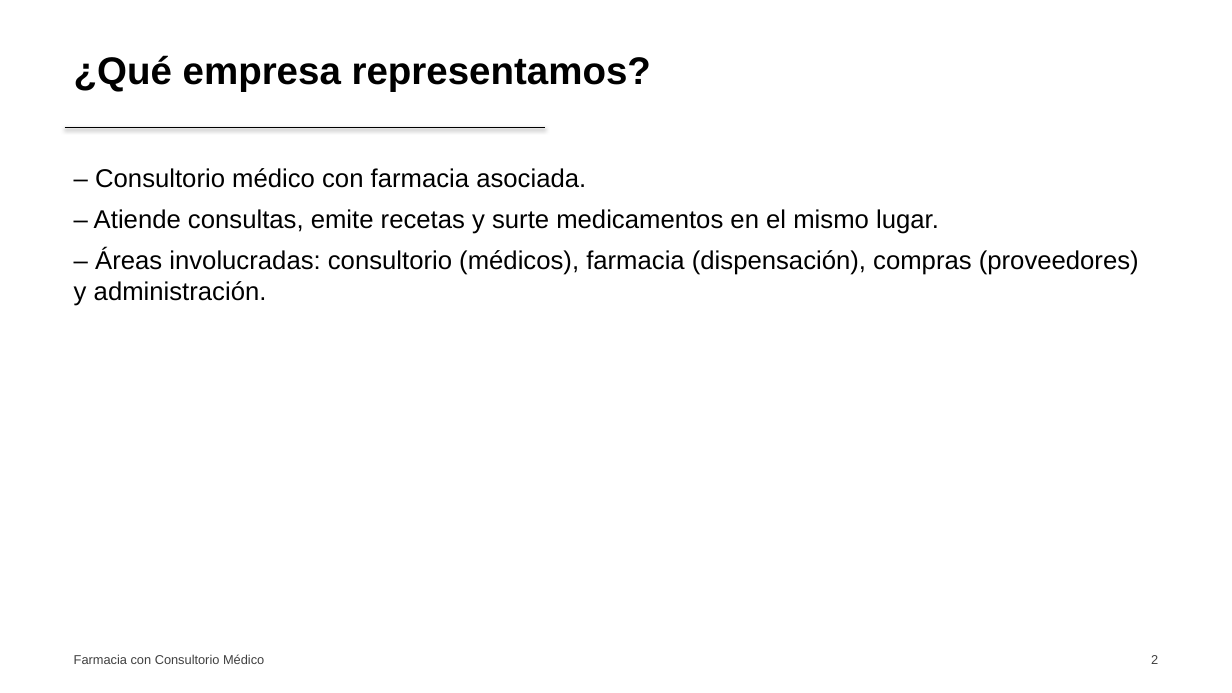
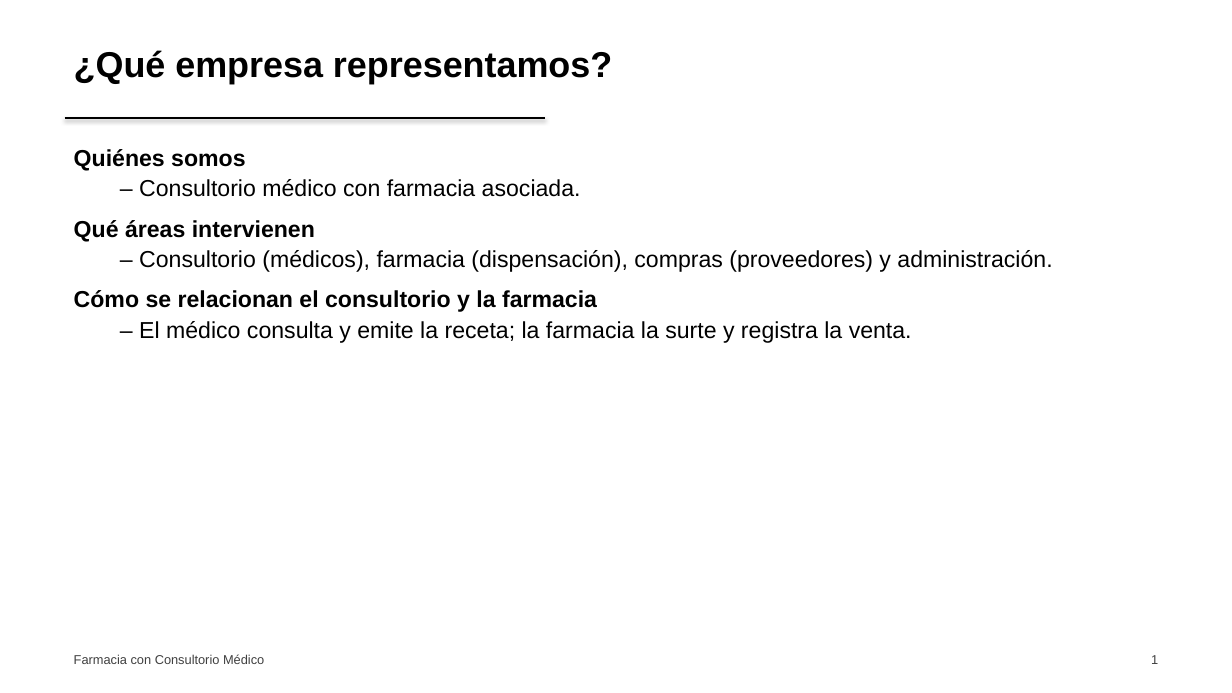
Before and after one commit to riosisraelg/proyecto-final-farmacia, a slide deck: slide 2 of docs/latex/slides/slides.pptx (slide 3 before the commit). Drawn at 1232x693 pixels with LibreOffice and Linux fonts; fonts in the diff are those of the drawing. Boxes give left, top, right and bottom in pixels: in the first picture for what was removed or moved away, otherwise in the second. Text is boxed around its words. In the diff, an @@ line names an element or a change of style, - is before the commit and + after.

Commit message:
feat(slides): reestructura al outline de 15 diapositivas de la exposición oral
- Secuencia: empresa, problemática, impacto, causa raíz, estrategia,
  solución (ER), gestión de datos, automatización, reglas de negocio,
  inventario, integración op/tec, estrategia integral, beneficios, conclusión
- Redacción de problemática, impacto y causa raíz según el caso real
- Portada con Integrantes/Materia/Profesor; evidencias como placeholders
- Mantiene estilo monocromático y logo solo en portada

```diff
--- a/docs/latex/slides/slides.pptx
+++ b/docs/latex/slides/slides.pptx
@@ text "¿Qué empresa representamos?" at bbox=[74, 50, 612, 84]: size 30 to 28 pt @@
@@ line moved from (65, 128) - (545, 128) to (65, 118) - (545, 118) @@
@@ text "Quiénes somos": place and size @@
-text "Quiénes somos" at bbox=[74, 168, 1139, 306]
+text "Quiénes somos" at bbox=[74, 149, 1052, 343]
@@ text at bbox=[74, 149, 245, 171]: paragraph added @@
+Quiénes somos
@@ text at bbox=[139, 179, 581, 197]: size 20 to 18 pt in "– Consultorio médico con farmacia asociada."; list level 1 to 2 in "– Consultorio médico con farmacia ..." @@
@@ text at bbox=[74, 220, 1052, 343]: text changed; size 20 to 18 pt @@
-– Atiende consultas, emite recetas y surte medicamentos en el mismo lugar.
-– Áreas involucradas: consultorio (médicos), farmacia (dispensación), compras (proveedores) y administración.
+Qué áreas intervienen
+  – Consultorio (médicos), farmacia (dispensación), compras (proveedores) y administración.
+Cómo se relacionan el consultorio y la farmacia
+  – El médico consulta y emite la receta; la farmacia la surte y registra la venta.
@@ text at bbox=[1151, 655, 1158, 664]: text changed @@
-2
+1
```
Also in this commit, not shown: 2 other slides changed, 12 slides added, 13 slides removed, 3 other files.
